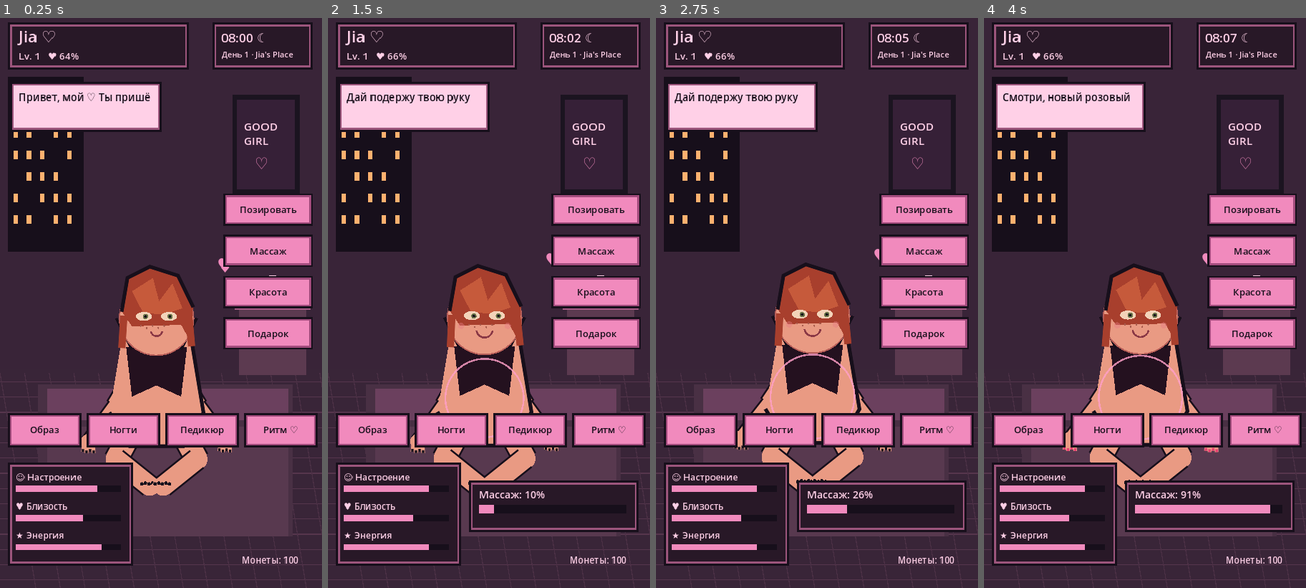
Above: before the commit, frames 1-4 (left to right).
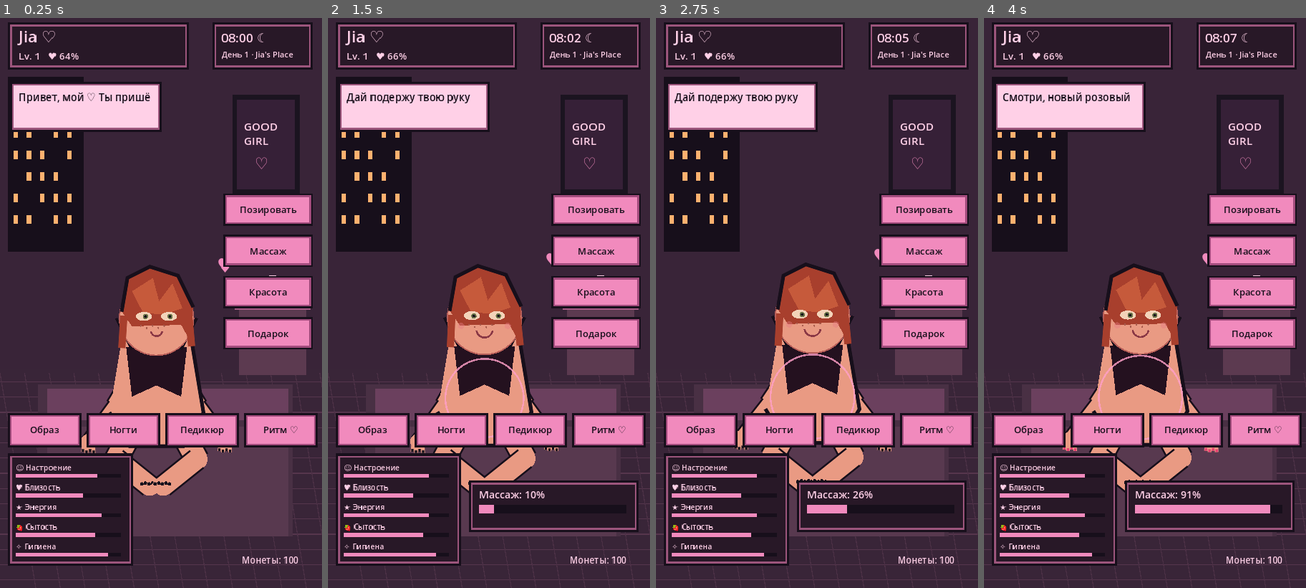
Above: after the commit, the same moments.

Repository: babymurderr0711/jia-android
Game: Godot game, scene res://Main.tscn
The game is run twice, just before and just after one commit, with the same random seed, the same clock (stepped at 60 frames per second) and the same inputs.
Inputs (mouse positions are in pixels of both pictures, inside the frame that each line leads up to):
- Up to frame 1 (0.25 s): no input
- Up to frame 2 (1.5 s): move the mouse to (559, 274) at 0.52 s; click (559, 274) at 0.67 s; drag from (424, 331) to (472, 417) at 1.27 s
- Up to frame 3 (2.75 s): move the mouse to (849, 177) at 2.02 s; click (849, 177) at 2.17 s
- Up to frame 4 (4 s): drag from (1128, 417) to (1048, 217) at 2.77 s; move the mouse to (1241, 388) at 3.52 s; click (1241, 388) at 3.67 s

The runs differ from the first frame. In frame 1, 2.5% of the frame differs, in the area x 2-42%, y 76-95%; in frame 2, 2.6%; in frame 3, 2.6%; in frame 4, 2.6%.

Commit message:
Expose hunger and hygiene needs in the character HUD

Diff:
--- a/godot/main.gd
+++ b/godot/main.gd
@@ -329,10 +329,12 @@
 	for i in range(4):
 		_button(Rect2(500, 400 + i * 92, 200, 72), labels[i])
 	# stats
-	_panel(Rect2(18, 1000, 280, 230))
-	_draw_stat("☺ Настроение", mood, 1040)
-	_draw_stat("♥ Близость", closeness, 1105)
-	_draw_stat("★ Энергия", energy, 1170)
+	_panel(Rect2(18, 980, 280, 250))
+	_draw_stat("☺ Настроение", mood, 1018)
+	_draw_stat("♥ Близость", closeness, 1062)
+	_draw_stat("★ Энергия", energy, 1106)
+	_draw_stat("🍓 Сытость", JiaWorld.hunger, 1150)
+	_draw_stat("✧ Гигиена", JiaWorld.hygiene, 1194)
 	# bottom nav
 	var nav := ["Образ", "Ногти", "Педикюр", "Ритм ♡"]
 	for i in range(4):
@@ -379,9 +381,9 @@
 	draw_string(ThemeDB.fallback_font, Vector2(r.position.x + 12, r.position.y + 44), label, HORIZONTAL_ALIGNMENT_CENTER, r.size.x - 24, 21, INK)
 
 func _draw_stat(label: String, value: float, y: float) -> void:
-	draw_string(ThemeDB.fallback_font, Vector2(35, y), label, HORIZONTAL_ALIGNMENT_LEFT, -1, 20, PALE)
-	draw_rect(Rect2(35, y + 12, 235, 14), INK)
-	draw_rect(Rect2(35, y + 12, 235.0 * value / 100.0, 14), PINK)
+	draw_string(ThemeDB.fallback_font, Vector2(35, y), label, HORIZONTAL_ALIGNMENT_LEFT, -1, 17, PALE)
+	draw_rect(Rect2(35, y + 7, 235, 9), INK)
+	draw_rect(Rect2(35, y + 7, 235.0 * clampf(value, 0.0, 100.0) / 100.0, 9), PINK)
 
 func _input(event: InputEvent) -> void:
 	if event is InputEventScreenTouch and event.pressed:
